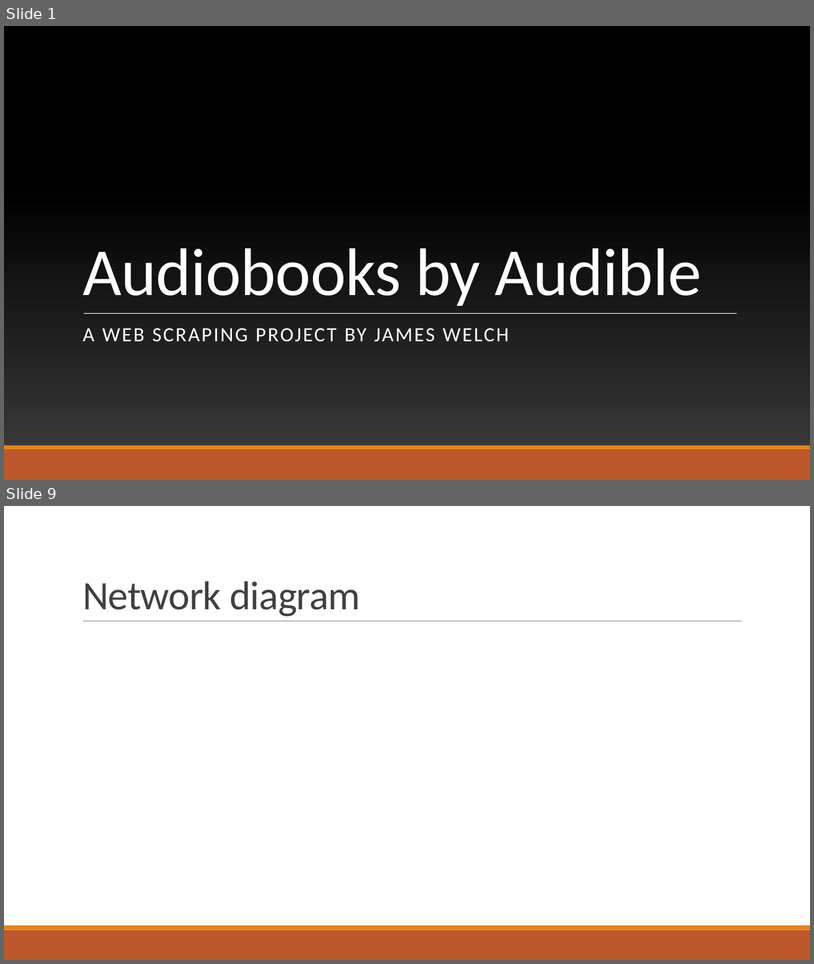
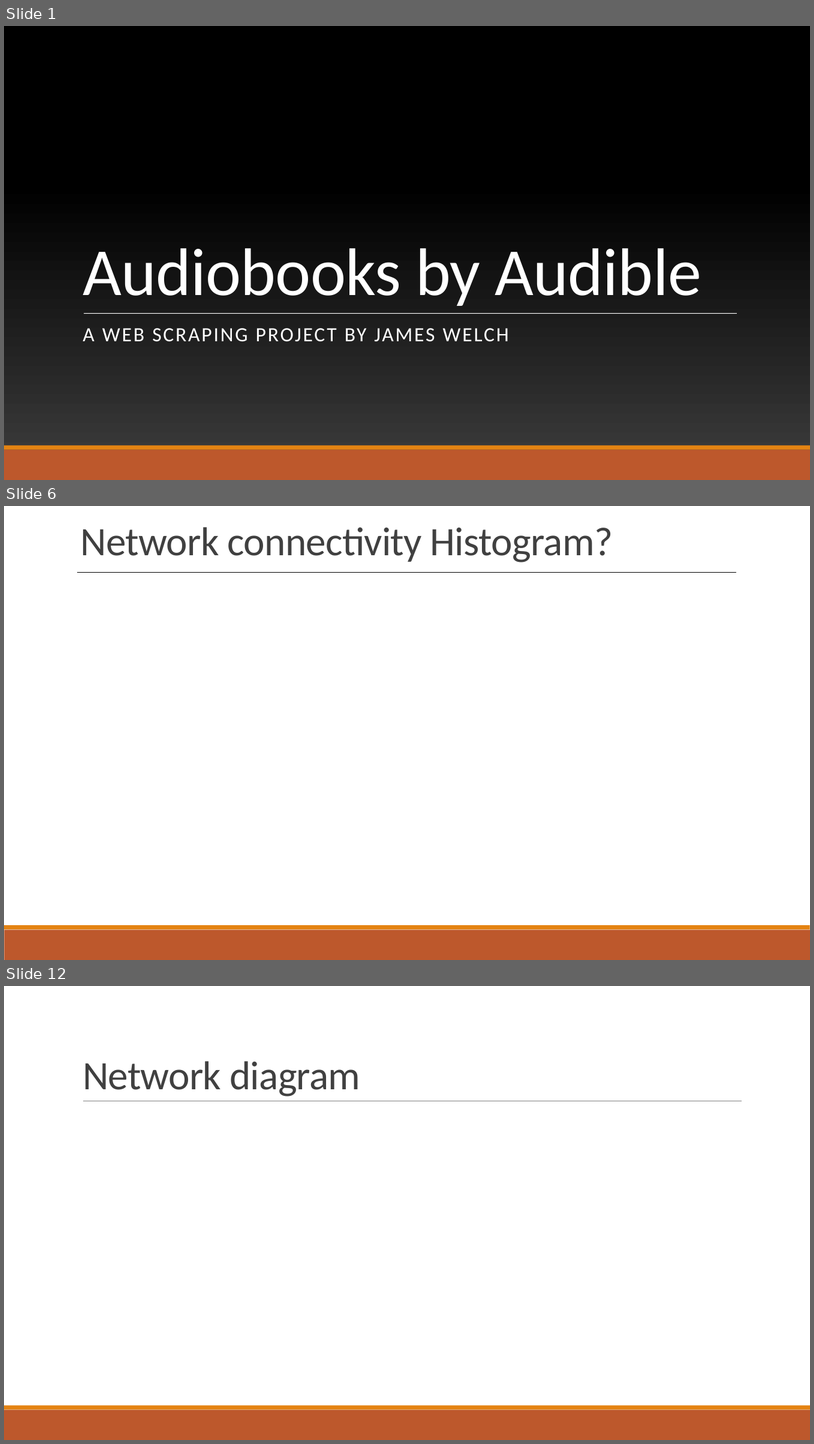
Before and after one commit to jwelch1123/finding_the_tree_in_the_forest, a slide deck: Presentation.pptx. Shown one above the other, each under a label of ours: slides 1 and 9 before the commit, slides 1, 6 and 12 after it; the slides between them are not shown. The pictures are 814x964 and 814x1444 pixels, drawn with LibreOffice and Linux fonts; fonts in the diff are those of the drawing; background and template pictures are left out. Boxes give left, top, right and bottom in pixels: in the first picture for what was removed or moved away, otherwise in the second. Text is boxed around its words. In the diff, an @@ line names an element or a change of style, - is before the commit and + after.

```diff
--- a/Presentation.pptx
+++ b/Presentation.pptx
@@ slide 6 added at bbox=[4, 506, 810, 960], background #FFFFFF; not listed: 2 template elements that a slide beside it also shows @@
@@ text added at bbox=[80, 527, 613, 562], 48 pt, text #404040 @@
+Network connectivity Histogram?
@@ line added from (78, 572) to (737, 572), #000000 0.25 pt @@
@@ what was slide 9 is now slide 12 @@
```
Also in this commit, not shown: 4 slides changed, 6 other slides added, 5 slides removed, 6 other files.
